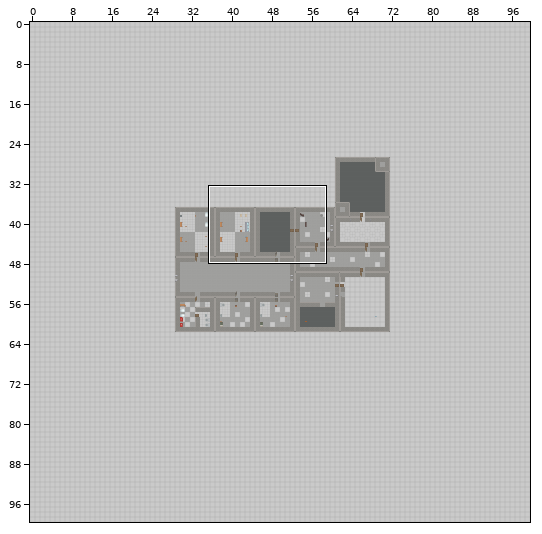
A Tiled map gets an edit: assets/tiled-packed-ktx/level-1.tmx. The first picture is a wide view before the edit; the outline marks the close-up.
Close-up. As it was:
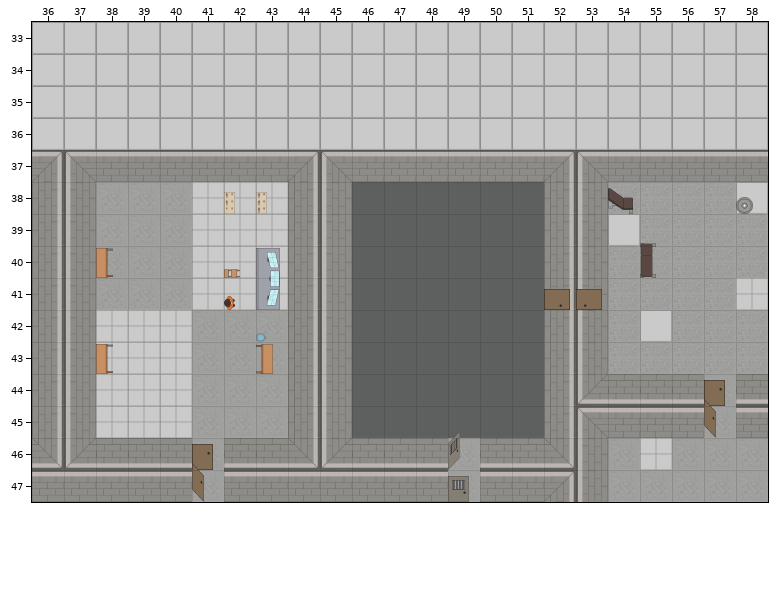
Cells are 120x120 px. Shown: x 36..58, y 33..47. The commit also changed other parts of the map, which this record leaves out.
And afterwards:
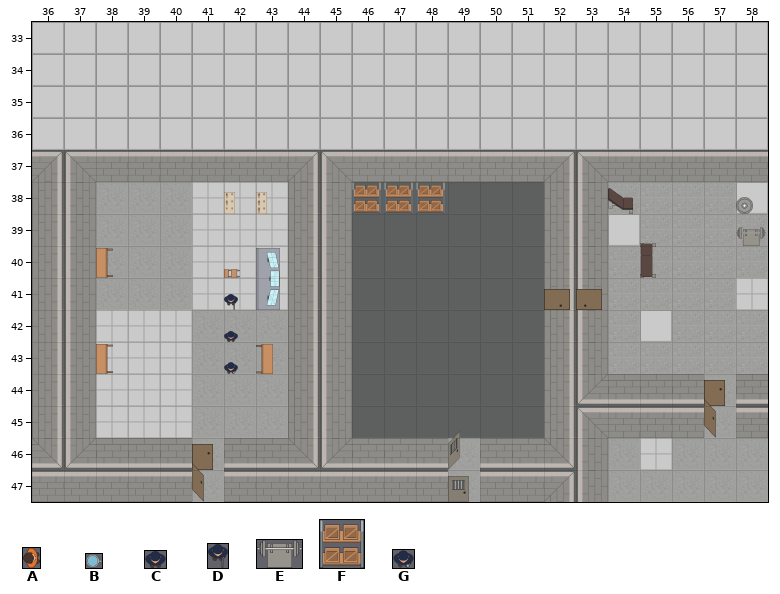
Key: from "bgf": A 9 turned 270 "char", B 27 "wat-2", C 37 "secur", D 38 "secur-benis", E 39 "shtanga", F 42 "stelaz-korob", G 49 "secur-voda".
_ is an empty cell, . an unchanged one.
From old to new:
--- layer "Room_1/envornment"
@@ x 46..58 @@
-38 ___..........
-39 ............_
+38 FFF..........
+39 ............E
@@ x 42..43 @@
-41 A.
-42 _B
-43 _.
+41 D.
+42 C_
+43 G.
Changed places in both close-ups, as pixel boxes (x1, y1, x2, y2):
added: (352, 182, 445, 214)
added: (736, 227, 766, 246)
changed: (224, 294, 267, 374)
